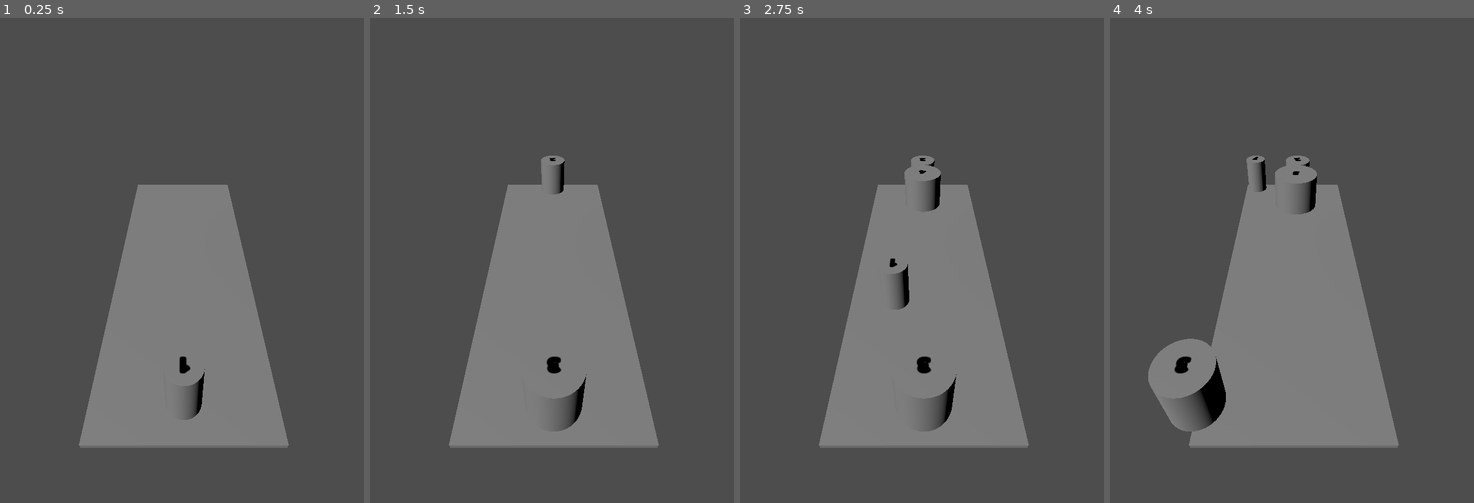
Above: before the commit, frames 1-4 (left to right).
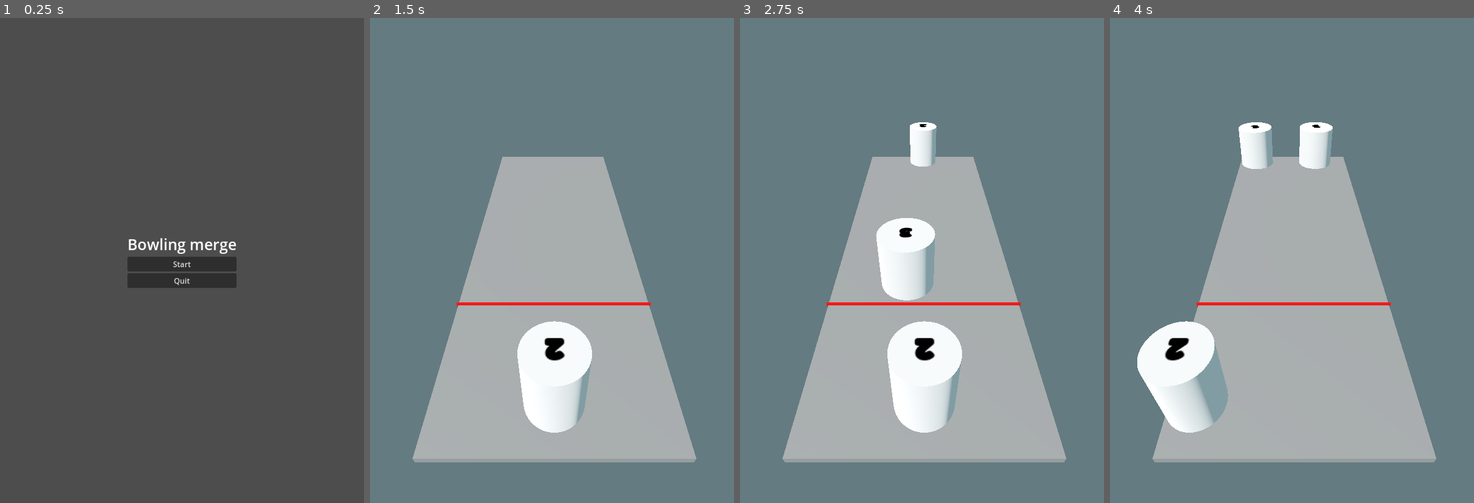
Above: after the commit, the same moments.

Repository: s3rius/bowling-merge
Game: Godot game, scene res://scenes/menus/MainMenu.tscn
Two runs of this game, one before a commit and one after it. Both use one fixed random seed, a clock stepped at 60 frames per second and the inputs below. Before the commit the project starts from res://scenes/game.tscn.
Inputs (mouse positions are in pixels of both pictures, inside the frame that each line leads up to):
- Up to frame 1 (0.25 s): no input
- Up to frame 2 (1.5 s): click (552, 265) at 0.5 s, where only the run after the commit has a clickable "Start"; move the mouse to (632, 236) at 1.27 s; click (632, 236) at 1.42 s
- Up to frame 3 (2.75 s): drag from (849, 284) to (903, 357) at 2.02 s
- Up to frame 4 (4 s): move the mouse to (1328, 153) at 2.77 s; click (1328, 153) at 2.92 s; drag from (1273, 357) to (1182, 187) at 3.52 s

The runs differ from the first frame. In frame 1, 22% of the frame differs, in the area x 21-80%, y 34-89%; in frame 2, 100%; in frame 3, 100%; in frame 4, 100%, in the area x 0-100%, y 0-100%.

Commit message:
Added some basis things.

Diff:
--- a/project.godot
+++ b/project.godot
@@ -11,7 +11,7 @@
 [application]
 
 config/name="Bowling Merge"
-run/main_scene="uid://cv7846us67iur"
+run/main_scene="uid://h1sw1wgnts3f"
 config/features=PackedStringArray("4.5", "Mobile")
 config/icon="res://icon.svg"
 
@@ -25,6 +25,12 @@
 
 pointing/emulate_touch_from_mouse=true
 
+[layer_names]
+
+3d_physics/layer_1="FLOOR"
+3d_physics/layer_2="PAWN"
+3d_physics/layer_3="LIMITS"
+
 [physics]
 
 3d/run_on_separate_thread=true
--- a/scenes/game.tscn
+++ b/scenes/game.tscn
@@ -1,7 +1,16 @@
-[gd_scene load_steps=11 format=3 uid="uid://cv7846us67iur"]
+[gd_scene load_steps=18 format=3 uid="uid://cv7846us67iur"]
 
 [ext_resource type="Script" uid="uid://dfb2t702qoffe" path="res://scripts/main.gd" id="1_uwrxv"]
 [ext_resource type="PackedScene" uid="uid://ci7rkfrmcyok2" path="res://scenes/pawn.tscn" id="2_yqjtg"]
+[ext_resource type="Script" uid="uid://8r0lt5usfjnt" path="res://scripts/limit.gd" id="3_lnu2h"]
+[ext_resource type="PackedScene" uid="uid://b46hnsev1wp2u" path="res://scenes/menus/GameOverPopUP.tscn" id="4_lbhrr"]
+
+[sub_resource type="Environment" id="Environment_lbhrr"]
+background_mode = 1
+background_color = Color(0.3933898, 0.48321462, 0.50448006, 1)
+tonemap_mode = 2
+glow_normalized = true
+fog_depth_curve = 0.2588162
 
 [sub_resource type="PhysicsMaterial" id="PhysicsMaterial_uwrxv"]
 friction = 0.08
@@ -25,12 +34,26 @@
 [sub_resource type="BoxShape3D" id="BoxShape3D_yqjtg"]
 size = Vector3(2, 2, 0.5)
 
-[node name="Node3D" type="Node3D"]
+[sub_resource type="StandardMaterial3D" id="StandardMaterial3D_lbhrr"]
+albedo_color = Color(1, 0, 0, 1)
+
+[sub_resource type="BoxMesh" id="BoxMesh_lbhrr"]
+material = SubResource("StandardMaterial3D_lbhrr")
+size = Vector3(1.52, 0.085, 0.015)
+
+[sub_resource type="BoxShape3D" id="BoxShape3D_iywne"]
+size = Vector3(0, 0, 0)
+
+[sub_resource type="BoxShape3D" id="BoxShape3D_lbhrr"]
+size = Vector3(1.5, 1, 0.8)
+
+[node name="GameScene" type="Node3D"]
 script = ExtResource("1_uwrxv")
 pawn_scene = ExtResource("2_yqjtg")
 
 [node name="MainCamera" type="Camera3D" parent="."]
-transform = Transform3D(-1, -4.37114e-08, 7.5710346e-08, 1.5880527e-08, 0.7607912, 0.64899683, -8.596832e-08, 0.64899683, -0.7607912, 0.013, 2.4959967, -1.3115325)
+transform = Transform3D(-1, -4.37114e-08, 7.5710346e-08, 1.5880527e-08, 0.7607912, 0.64899683, -8.596832e-08, 0.64899683, -0.7607912, 0.013, 1.9062746, -1.0387514)
+environment = SubResource("Environment_lbhrr")
 current = true
 
 [node name="DirectionalLight3D" type="DirectionalLight3D" parent="."]
@@ -41,6 +64,7 @@
 
 [node name="Plane" type="StaticBody3D" parent="Board"]
 transform = Transform3D(1, 0, 0, 0, 1, 0, 0, 0, 1, 0, 0, -0.965)
+collision_mask = 2
 physics_material_override = SubResource("PhysicsMaterial_uwrxv")
 
 [node name="MeshInstance3D" type="MeshInstance3D" parent="Board/Plane"]
@@ -51,6 +75,7 @@
 
 [node name="RightStopper" type="StaticBody3D" parent="Board"]
 transform = Transform3D(-4.371139e-08, 0, 1, 0, 1, 0, -1, 0, -4.371139e-08, -1.05, 0.2, -0.856)
+collision_mask = 2
 physics_material_override = SubResource("PhysicsMaterial_yqjtg")
 
 [node name="CollisionShape3D" type="CollisionShape3D" parent="Board/RightStopper"]
@@ -58,6 +83,7 @@
 
 [node name="LeftStopper" type="StaticBody3D" parent="Board"]
 transform = Transform3D(-4.371139e-08, 0, 1, 0, 1, 0, -1, 0, -4.371139e-08, 1.05, 0.2, -0.856)
+collision_mask = 2
 physics_material_override = SubResource("PhysicsMaterial_lnu2h")
 
 [node name="CollisionShape3D" type="CollisionShape3D" parent="Board/LeftStopper"]
@@ -65,6 +91,7 @@
 
 [node name="ForwardStopper" type="StaticBody3D" parent="Board"]
 transform = Transform3D(1, 0, 0, 0, 1, 0, 0, 0, 1, 0, 0.2, 1.105)
+collision_mask = 2
 physics_material_override = SubResource("PhysicsMaterial_lbhrr")
 
 [node name="CollisionShape3D" type="CollisionShape3D" parent="Board/ForwardStopper"]
@@ -74,4 +101,38 @@
 [node name="SpawnPoint" type="Node3D" parent="."]
 transform = Transform3D(1, 0, 0, 0, 1, 0, 0, 0, 1, 0, 0.081845075, -0.16033739)
 
+[node name="Limit" type="Node3D" parent="."]
+script = ExtResource("3_lnu2h")
+
+[node name="StaticBody3D" type="StaticBody3D" parent="Limit"]
+transform = Transform3D(1, 0, 0, 0, 1, 0, 0, 0, 1, 0, 0.0016970783, 0.6295656)
+collision_layer = 0
+collision_mask = 0
+
+[node name="MeshInstance3D" type="MeshInstance3D" parent="Limit/StaticBody3D"]
+mesh = SubResource("BoxMesh_lbhrr")
+
+[node name="CollisionShape3D" type="CollisionShape3D" parent="Limit/StaticBody3D"]
+shape = SubResource("BoxShape3D_iywne")
+
+[node name="Area3D" type="Area3D" parent="Limit"]
+collision_layer = 4
+collision_mask = 2
+monitorable = false
+
+[node name="CollisionShape3D" type="CollisionShape3D" parent="Limit/Area3D"]
+transform = Transform3D(1, 0, 0, 0, 1, 0, 0, 0, 1, 0, 0, 0.22827148)
+shape = SubResource("BoxShape3D_lbhrr")
+
+[node name="LimitTimer" type="Timer" parent="Limit"]
+
 [node name="Pawns" type="Node3D" parent="."]
+
+[node name="GameOverPopUp" parent="." instance=ExtResource("4_lbhrr")]
+visible = false
+follow_viewport_enabled = true
+
+[connection signal="limit_hit" from="Limit" to="." method="game_over"]
+[connection signal="body_entered" from="Limit/Area3D" to="Limit" method="on_body_entered"]
+[connection signal="body_exited" from="Limit/Area3D" to="Limit" method="on_body_exited"]
+[connection signal="timeout" from="Limit/LimitTimer" to="Limit" method="on_timer_timeout"]
--- /dev/null
+++ b/scenes/menus/GameOverPopUP.tscn
@@ -0,0 +1,30 @@
+[gd_scene load_steps=2 format=3 uid="uid://b46hnsev1wp2u"]
+
+[sub_resource type="LabelSettings" id="LabelSettings_t2y81"]
+font_color = Color(1, 0, 0, 1)
+
+[node name="GameOverPopUp" type="CanvasLayer"]
+
+[node name="Control" type="Control" parent="."]
+layout_mode = 3
+anchors_preset = 15
+anchor_right = 1.0
+anchor_bottom = 1.0
+grow_horizontal = 2
+grow_vertical = 2
+
+[node name="Label" type="Label" parent="Control"]
+layout_mode = 1
+anchors_preset = 8
+anchor_left = 0.5
+anchor_top = 0.5
+anchor_right = 0.5
+anchor_bottom = 0.5
+offset_left = -42.0
+offset_top = -11.5
+offset_right = 42.0
+offset_bottom = 11.5
+grow_horizontal = 2
+grow_vertical = 2
+text = "FUCK YOU!"
+label_settings = SubResource("LabelSettings_t2y81")
--- /dev/null
+++ b/scenes/menus/MainMenu.tscn
@@ -0,0 +1,46 @@
+[gd_scene load_steps=3 format=3 uid="uid://h1sw1wgnts3f"]
+
+[ext_resource type="Script" uid="uid://cmg3m3mtklioi" path="res://scripts/menus/main_menu.gd" id="1_wlpbi"]
+
+[sub_resource type="LabelSettings" id="LabelSettings_wlpbi"]
+font_size = 32
+
+[node name="MainMenu" type="Control"]
+layout_mode = 3
+anchors_preset = 15
+anchor_right = 1.0
+anchor_bottom = 1.0
+grow_horizontal = 2
+grow_vertical = 2
+script = ExtResource("1_wlpbi")
+
+[node name="VFlowContainer" type="VBoxContainer" parent="."]
+layout_mode = 1
+anchors_preset = 8
+anchor_left = 0.5
+anchor_top = 0.5
+anchor_right = 0.5
+anchor_bottom = 0.5
+offset_left = -106.0
+offset_top = -46.5
+offset_right = 106.0
+offset_bottom = 46.5
+grow_horizontal = 2
+grow_vertical = 2
+alignment = 1
+
+[node name="Label" type="Label" parent="VFlowContainer"]
+layout_mode = 2
+text = "Bowling merge"
+label_settings = SubResource("LabelSettings_wlpbi")
+
+[node name="StartButton" type="Button" parent="VFlowContainer"]
+layout_mode = 2
+text = "Start"
+
+[node name="QuitButton" type="Button" parent="VFlowContainer"]
+layout_mode = 2
+text = "Quit"
+
+[connection signal="pressed" from="VFlowContainer/StartButton" to="." method="start_game"]
+[connection signal="pressed" from="VFlowContainer/QuitButton" to="." method="quit_game"]
--- a/scenes/pawn.tscn
+++ b/scenes/pawn.tscn
@@ -9,12 +9,18 @@
 height = 0.5
 radius = 0.1
 
+[sub_resource type="StandardMaterial3D" id="StandardMaterial3D_bab8k"]
+
 [sub_resource type="CylinderMesh" id="CylinderMesh_eqwak"]
+lightmap_size_hint = Vector2i(6, 7)
+material = SubResource("StandardMaterial3D_bab8k")
 top_radius = 0.1
 bottom_radius = 0.1
 height = 0.5
 
 [node name="Pawn" type="RigidBody3D"]
+collision_layer = 2
+collision_mask = 7
 physics_material_override = SubResource("PhysicsMaterial_bab8k")
 center_of_mass_mode = 1
 script = ExtResource("1_bab8k")
@@ -33,3 +39,9 @@
 modulate = Color(0, 0, 0, 1)
 text = "1"
 font_size = 27
+
+[node name="BlinkTimer" type="Timer" parent="."]
+
+[connection signal="body_entered" from="." to="." method="_on_body_entered"]
+[connection signal="body_exited" from="." to="." method="_on_body_exited"]
+[connection signal="timeout" from="BlinkTimer" to="." method="_on_blink_timer_timeout"]
--- /dev/null
+++ b/scripts/limit.gd
@@ -0,0 +1,25 @@
+extends Node3D
+
+signal limit_hit
+
+var bodies_in_limit: Dictionary[int, bool] = {}
+
+func on_body_entered(body: Node) -> void:
+	var pawn = body as Pawn
+	bodies_in_limit[pawn.get_instance_id()] = true
+	pawn.start_blinking()
+	print("[Adding] Bodies in limit: ", bodies_in_limit.size())
+	$LimitTimer.start(2.0)
+
+func on_body_exited(body: Node) -> void:
+	var pawn = body as Pawn
+	pawn.stop_blinking()
+	bodies_in_limit.erase(pawn.get_instance_id())
+	print("[Removing] Bodies in limit: ", bodies_in_limit.size())
+	if bodies_in_limit.is_empty():
+		print("Limit cleared, stopping timer")
+		$LimitTimer.stop()
+
+func on_timer_timeout() -> void:
+	limit_hit.emit()
+	print("[Emitted] limit signal")
--- a/scripts/main.gd
+++ b/scripts/main.gd
@@ -11,6 +11,7 @@
 var touch_was_active: bool = false;
 var ray_from: Vector3;
 var ray_to: Vector3;
+var playing: bool = true
 
 func spawn_new() -> void:
 	if active_pawn != null:
@@ -18,6 +19,8 @@
 	var spawn_point: Node3D = get_node("SpawnPoint") as Node3D
 	var pawn = pawn_scene.instantiate() as Pawn
 	pawn.set_pawn_type(randi_range(1, 3))
+	pawn.contact_monitor = false
+	pawn.disable_pawn_collisions()
 	pawn.freeze = true
 	pawn.position = spawn_point.position
 	self.active_pawn = pawn
@@ -28,15 +31,6 @@
 func _process(_delta: float) -> void:
 	if self.active_pawn == null:
 		spawn_new()
-
-func check_all_stopped()->bool:
-	var all_stopped: bool = true;
-	for node in $Pawns.get_children():
-		var pawn = node as Pawn
-		var velocity = Vector2(pawn.linear_velocity.x, pawn.linear_velocity.z)
-		if not velocity.abs() < Vector2(0.001, 0.001):
-			all_stopped = false
-	return all_stopped
 
 func _physics_process(_delta: float) -> void:
 	# We map to a point on a plane to make active_pawn follow
@@ -56,14 +50,20 @@
 	if self.touch_was_active:
 		self.active_pawn.linear_velocity= Vector3(0.0, 0.0, self.pawn_velocity)
 		self.active_pawn.freeze = false
+		self.active_pawn.contact_monitor = true
+		self.active_pawn.enable_pawn_collisions()
 		self.active_pawn = null
 		self.touch_was_active = false
 		return
 
-
+func game_over() -> void:
+	playing = false
+	$GameOverPopUp.show()
 
 func _input(event: InputEvent) -> void:
 	if active_pawn == null:
+		return
+	if playing == false:
 		return
 	if event is InputEventScreenDrag:
 		var camera: Camera3D = $MainCamera;
--- /dev/null
+++ b/scripts/menus/main_menu.gd
@@ -0,0 +1,7 @@
+extends Control
+
+func start_game():
+	get_tree().change_scene_to_file("res://scenes/game.tscn")
+
+func quit_game():
+	get_tree().quit()
--- a/scripts/pawn.gd
+++ b/scripts/pawn.gd
@@ -8,25 +8,45 @@
 
 # Called when the node enters the scene tree for the first time.
 func _ready() -> void:
-	self.contact_monitor = true
+	self.contact_monitor = false
 	self.max_contacts_reported = 10
+
+func disable_pawn_collisions():
+	# Pawn layer
+	self.set_collision_layer_value(2, false)
+	# Pawn mask
+	self.set_collision_mask_value(2, false)
+
+func enable_pawn_collisions():
+	# Pawn layer
+	self.set_collision_layer_value(2, true)
+	# Pawn mask
+	self.set_collision_mask_value(2, true)
+
 
 func set_pawn_type(ptype: int):
 	self.pawn_type = ptype
 	var scale_factor = 1.0 + (0.4 * self.pawn_type)
 	var new_scale = Vector3(scale_factor, 1.0, scale_factor)
-	self.mass = ptype * 5
+	self.mass = ptype * 15
 	$Collider.scale = new_scale
 	$Mesh.scale = new_scale
 	$Mark.text = str(ptype)
 
-func _physics_process(_delta: float) -> void:
-	for colliding in get_colliding_bodies():
-		var pawn = colliding as Pawn
-		if pawn == null:
-			continue
+func _on_body_entered(body: Node) -> void:
+	if body.get_collision_layer_value(2):
+		var pawn = body as Pawn
 		if pawn.pawn_type == self.pawn_type:
 			pawn.queue_free()
 			self.set_pawn_type(self.pawn_type + 1)
 			self.position = self.position + (pawn.position - self.position) / 2.0
-			break
+			return
+
+func start_blinking() -> void:
+	$BlinkTimer.start(0.4)
+
+func stop_blinking() -> void:
+	$BlinkTimer.stop()
+
+func _on_blink_timer_timeout() -> void:
+	self.visible = not self.visible
Not shown: 1 places in scenes/pawn.tscn that only renumber resources
Not shown, added: scripts/limit.gd.uid
Not shown, added: scripts/menus/main_menu.gd.uid
